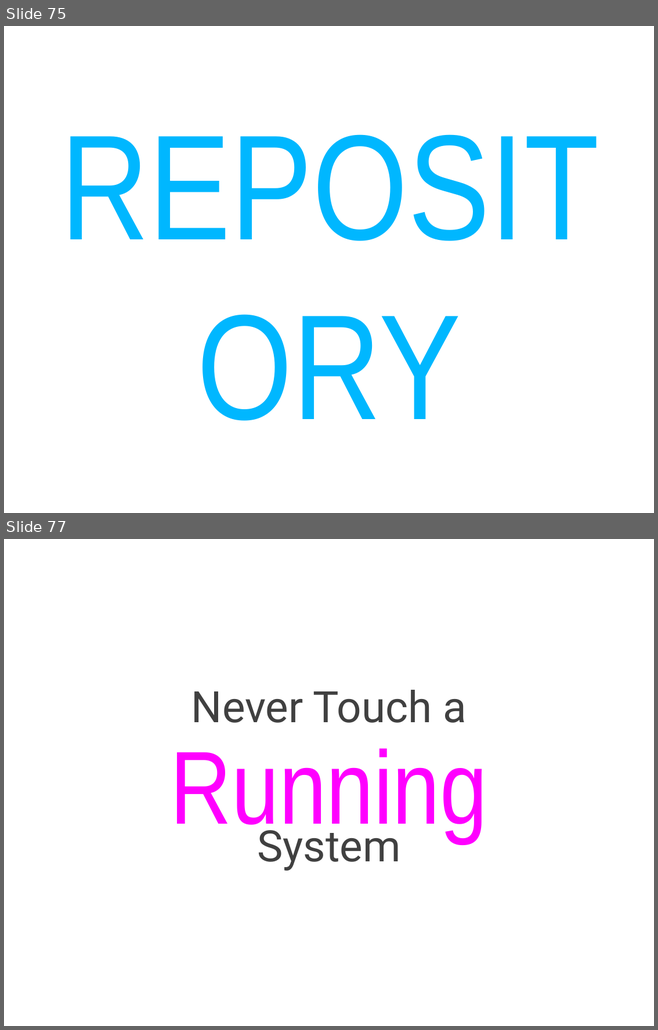
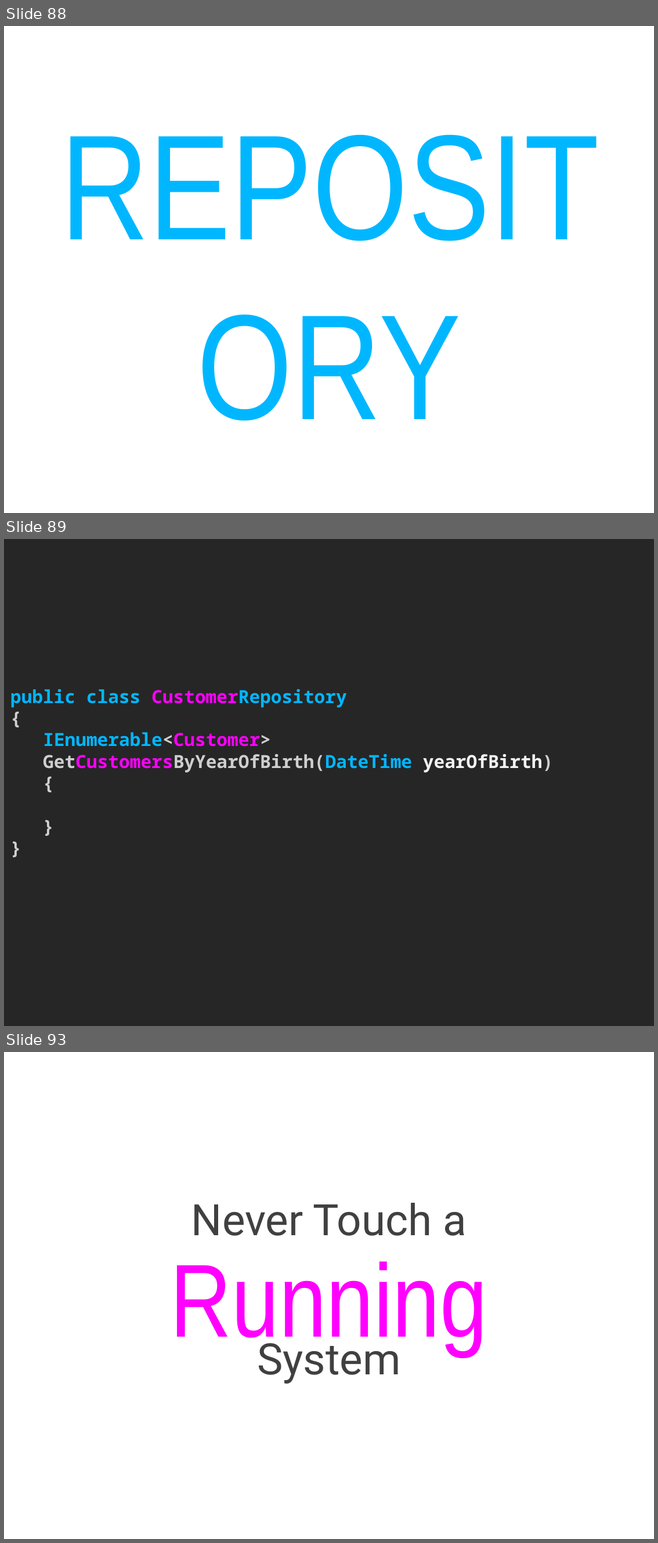
Before and after one commit to cessor/empathiccode, a slide deck: EmpathicCode.pptx. Shown one above the other, each under a label of ours: slides 75 and 77 before the commit, slides 88, 89 and 93 after it; the slides between them are not shown. The pictures are 658x1030 and 658x1543 pixels, drawn with LibreOffice and Linux fonts; fonts in the diff are those of the drawing. Boxes give left, top, right and bottom in pixels: in the first picture for what was removed or moved away, otherwise in the second. Text is boxed around its words. In the diff, an @@ line names an element or a change of style, - is before the commit and + after.

```diff
--- a/EmpathicCode.pptx
+++ b/EmpathicCode.pptx
@@ slide 89 added at <box>4,539,654,1026</box>, background #FFFFFF @@
@@ title added at <box>4,539,654,1026</box>, fill #262626, 20 pt, text #00B7FF, bold @@
+public class CustomerRepository
+{
+IEnumerable<Customer>
+GetCustomersByYearOfBirth(DateTime yearOfBirth)
+{
+}
+}
@@ what was slide 75 is now slide 88 @@
@@ what was slide 77 is now slide 93 @@
```
Also in this commit, not shown: 9 slides changed, 16 other slides added, 1 slide removed, 1 other file.
